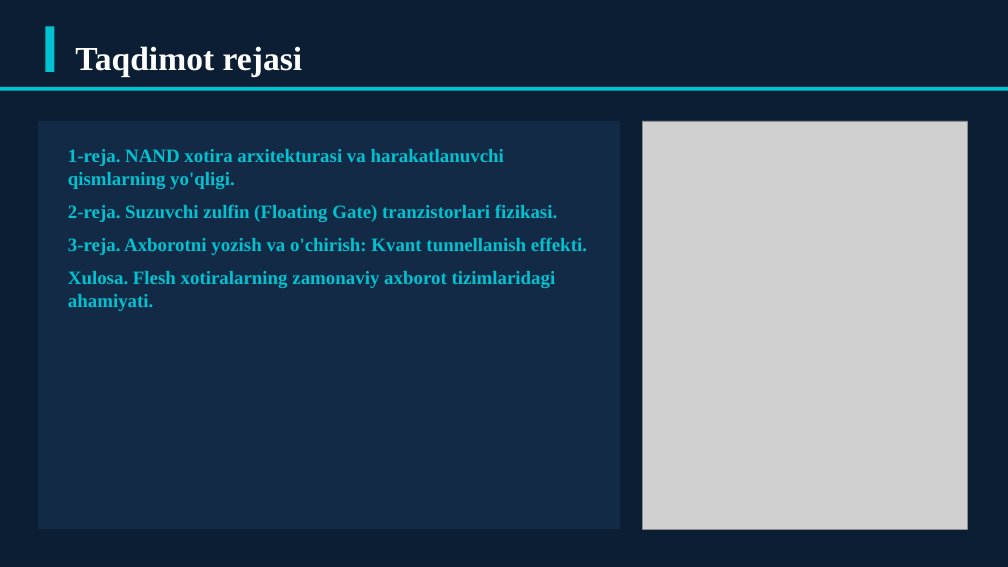
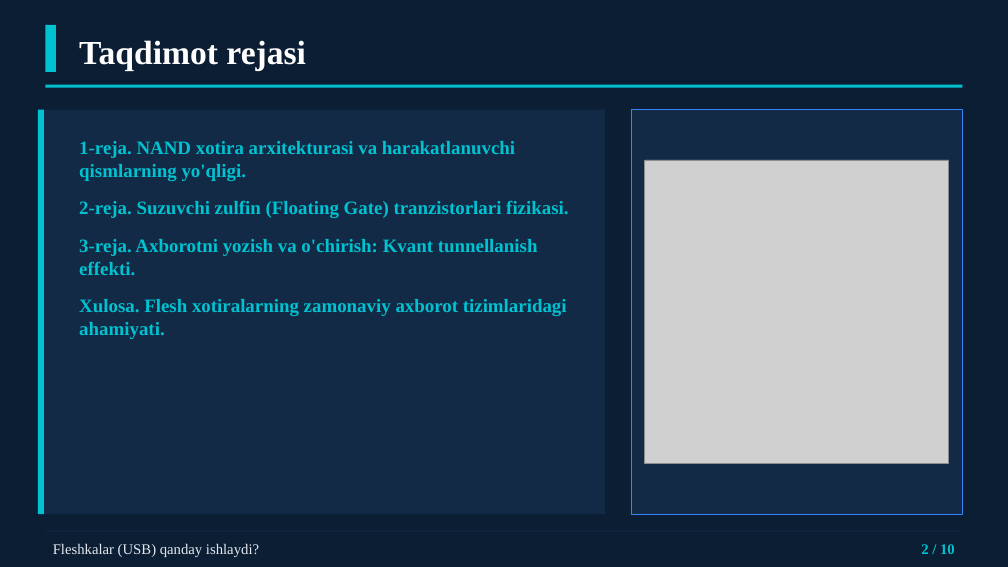
Before and after one commit to dasturland/kerak_taqdimot, a slide deck: slide 2 of fleshka_usb_taqdimot.pptx. Drawn at 1008x567 pixels with LibreOffice and Linux fonts; fonts in the diff are those of the drawing; grey boxes stand for pictures. Boxes give left, top, right and bottom in pixels: in the first picture for what was removed or moved away, otherwise in the second. Text is boxed around its words. In the diff, an @@ line names an element or a change of style, - is before the commit and + after.

```diff
--- a/fleshka_usb_taqdimot.pptx
+++ b/fleshka_usb_taqdimot.pptx
@@ text "Taqdimot rejasi": place and size @@
-text "Taqdimot rejasi" at (75, 46, 303, 76)
+text "Taqdimot rejasi" at (79, 40, 306, 70)
@@ rectangle: place and size @@
-rectangle at (0, 87, 1008, 91)
+rectangle at (45, 85, 963, 88)
@@ rectangle: place and size @@
-rectangle at (38, 121, 620, 529)
+rectangle at (38, 110, 605, 514)
@@ rectangle added at (38, 110, 44, 514), fill #00C2D1 @@
@@ rectangle added at (631, 110, 963, 514), fill #122A45, outline #3B82F6 1 pt @@
@@ text "1-reja. NAND xotira arxitekturasi va ...": place and size @@
-text "1-reja. NAND xotira arxitekturasi va ..." at (68, 149, 587, 311)
+text "1-reja. NAND xotira arxitekturasi va ..." at (79, 141, 568, 339)
@@ text "1-reja. NAND xotira arxitekturasi va ..." at (79, 141, 568, 339): more space between paragraphs @@
@@ picture: place and size @@
-picture at (643, 121, 968, 529)
+picture at (645, 160, 949, 464)
@@ rectangle added at (45, 531, 963, 532), fill #122A45 @@
@@ text added at (53, 543, 259, 557), 14 pt, text #E2E8F0 @@
+Fleshkalar (USB) qanday ishlaydi?
@@ text added at (921, 544, 955, 554), 14 pt, text #00C2D1, bold @@
+2 / 10
```
Also in this commit, not shown: 9 other slides changed, 4 other files.
